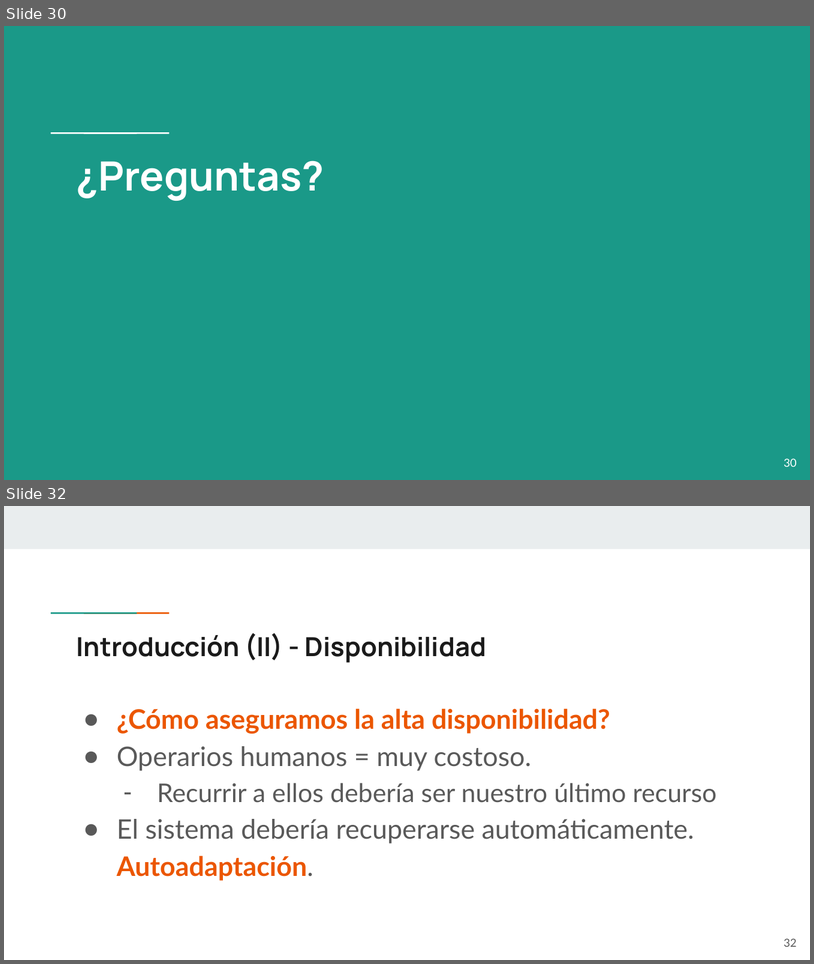
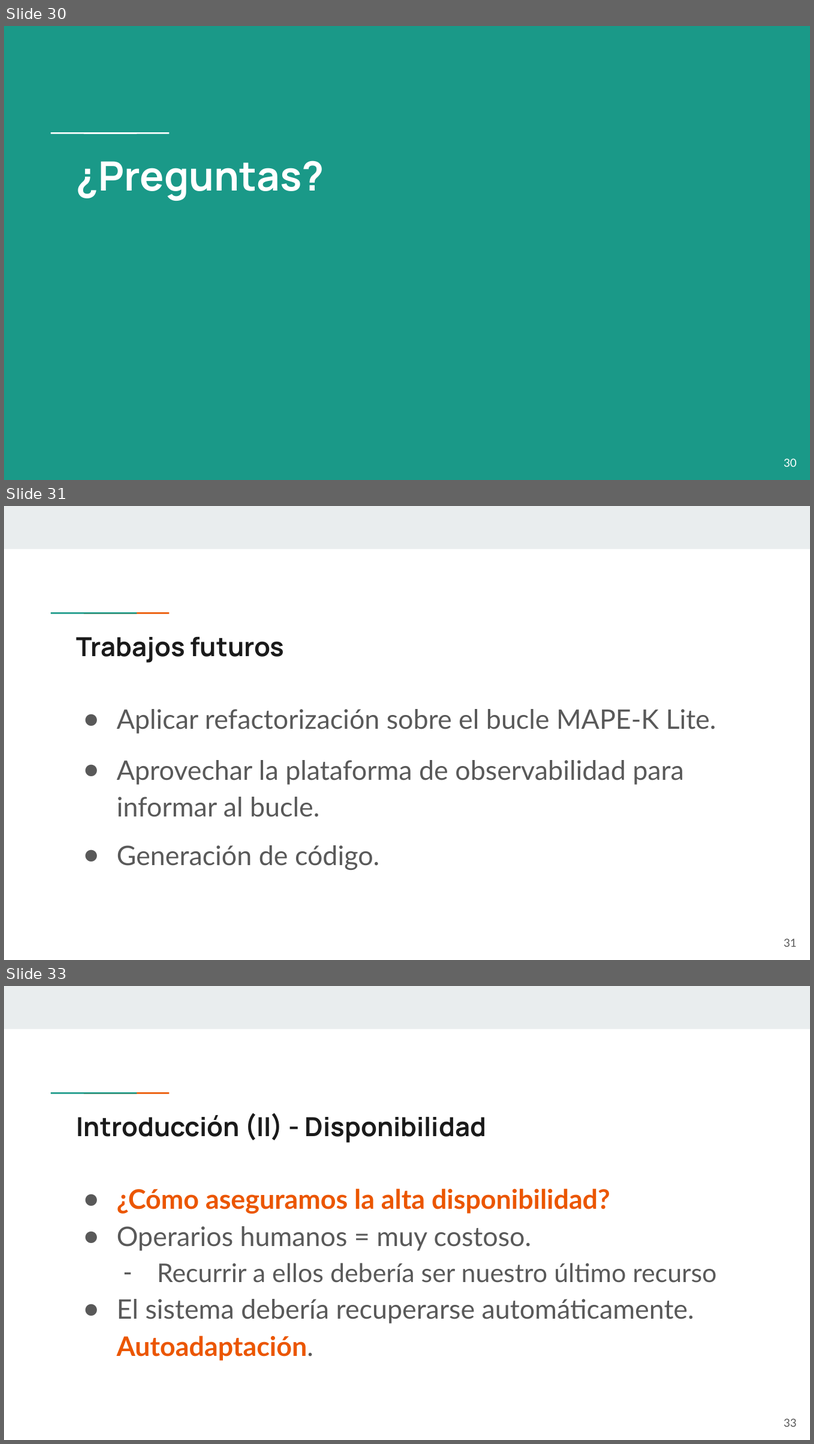
Before and after one commit to Starkie/TFM-DistributedAutoadaptiveSystems, a slide deck: docs/presentation/Adriano Vega - Presentación TFM.pptx. Shown one above the other, each under a label of ours: slides 30 and 32 before the commit, slides 30, 31 and 33 after it; the slides between them are not shown. The pictures are 814x964 and 814x1444 pixels, drawn with LibreOffice and Linux fonts; fonts in the diff are those of the drawing. Boxes give left, top, right and bottom in pixels: in the first picture for what was removed or moved away, otherwise in the second. Text is boxed around its words. In the diff, an @@ line names an element or a change of style, - is before the commit and + after.

```diff
--- a/docs/presentation/Adriano Vega - Presentación TFM.pptx
+++ b/docs/presentation/Adriano Vega - Presentación TFM.pptx
@@ slide 31 added at <box>4,506,810,960</box>, background #FFFFFF; not listed: 3 template elements that a slide beside it also shows @@
@@ title added at <box>77,637,284,663</box>, 23.4 pt, text #1A1A1A, bold @@
+Trabajos futuros
@@ text added at <box>117,709,717,870</box>, 24 pt, text #595959 @@
+● Aplicar refactorización sobre el bucle MAPE-K Lite.
+● Aprovechar la plataforma de observabilidad para informar al bucle.
+● Generación de código.
@@ page number added at <box>784,938,797,946</box>, 10 pt, text #595959 @@
+31
@@ what was slide 32 is now slide 33 @@
@@ page number at <box>784,1418,797,1426</box>: text changed @@
-32
+33
```
Also in this commit, not shown: 7 slides changed, 4 other slides added, 3 slides removed, 1 other file.
